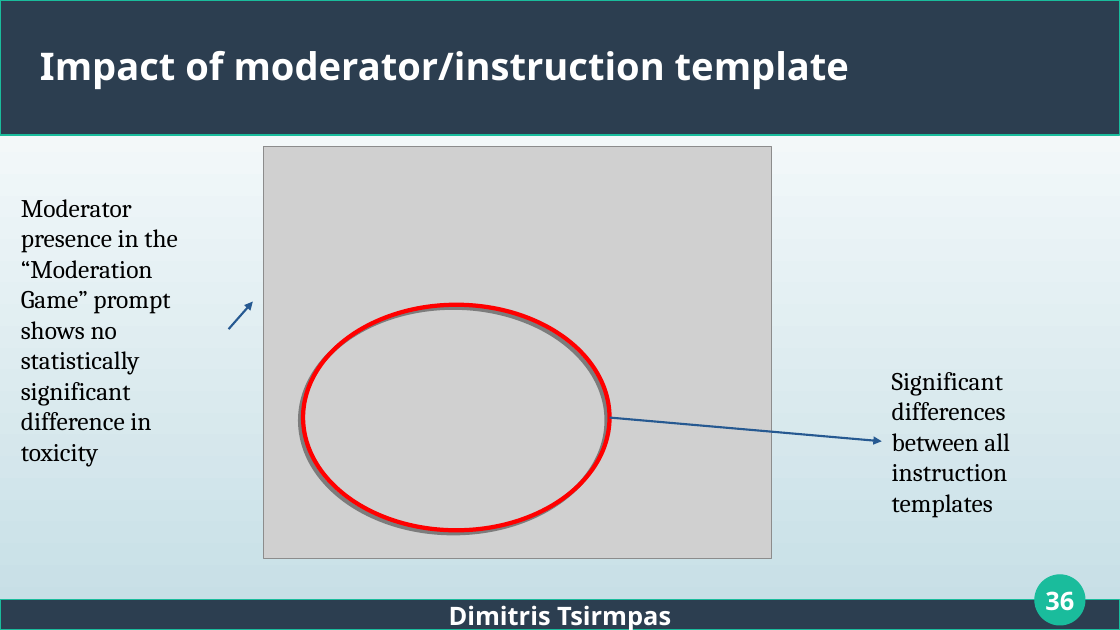
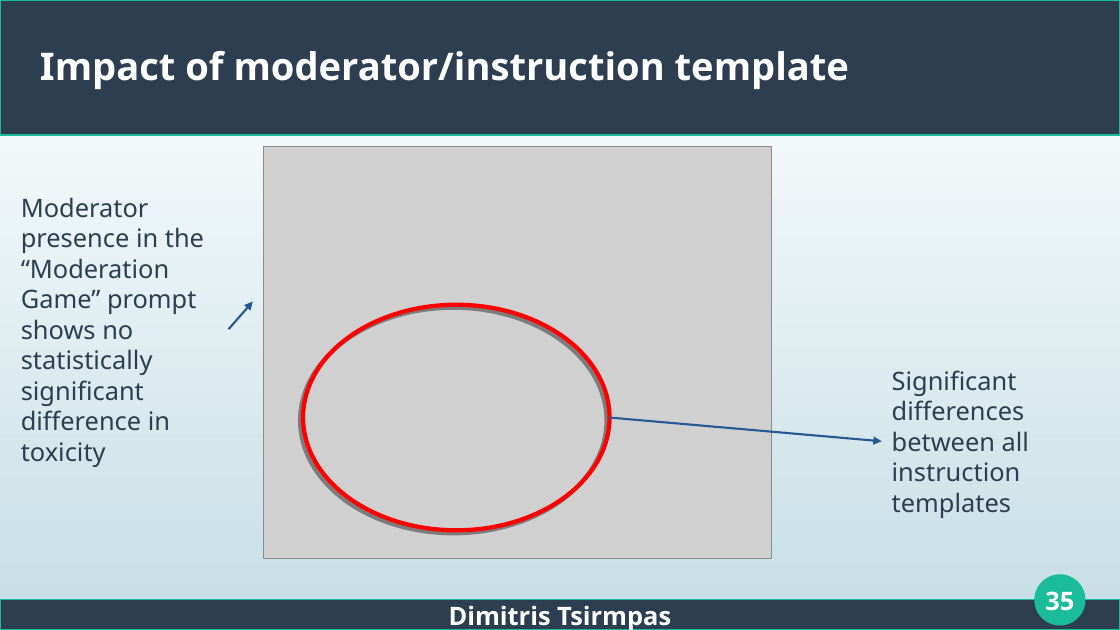
Before and after one commit to dimits-ts/llm_moderation_research, a slide deck: slide 35 of presentations/thesis.odp (slide 36 before the commit). Drawn at 1120x630 pixels with LibreOffice and Linux fonts; fonts in the diff are those of the drawing; grey boxes stand for pictures. Boxes give left, top, right and bottom in pixels: in the first picture for what was removed or moved away, otherwise in the second. Text is boxed around its words. In the diff, an @@ line names an element or a change of style, - is before the commit and + after.

```diff
--- a/presentations/thesis.odp
+++ b/presentations/thesis.odp
@@ text "Moderator presence in the “Moderation ..." at box(21, 197, 204, 467): font Cambria to Noto Sans, text colour #000000 to #2C3E50 @@
@@ text "Significant differences between all instruction ..." at box(892, 370, 1029, 518): font Cambria to Noto Sans, text colour #000000 to #2C3E50 @@
@@ page number at box(1045, 591, 1074, 611): text changed @@
-36
+35
```
Also in this commit, not shown: 3 other slides changed, 8 slides added.
